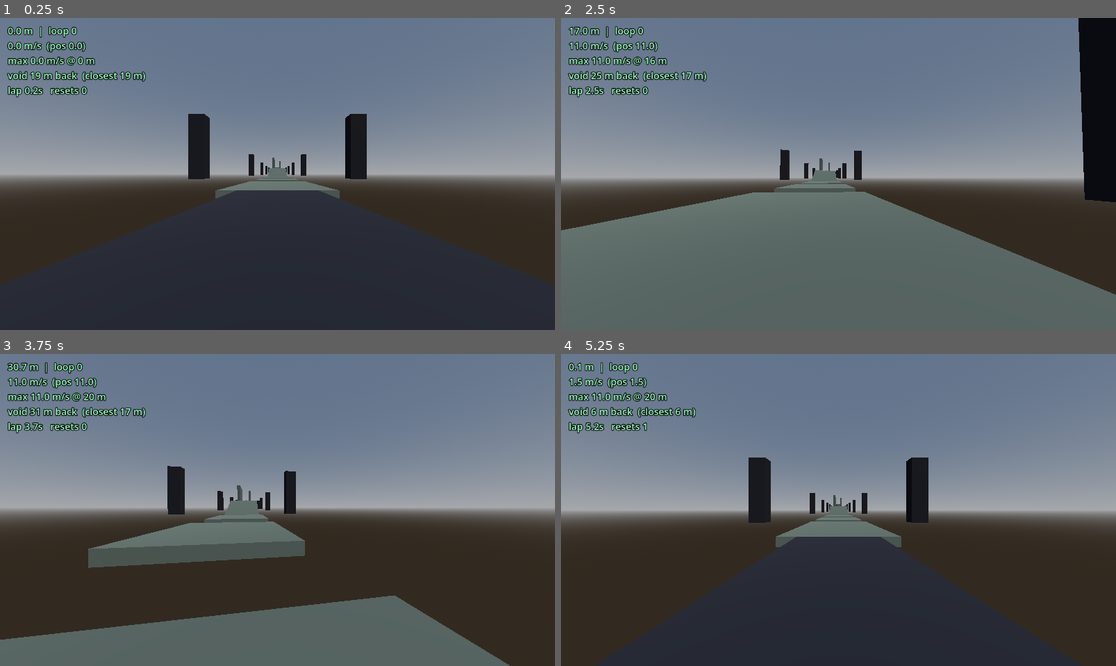
Above: before the commit, frames 1-4 (two rows, left to right).
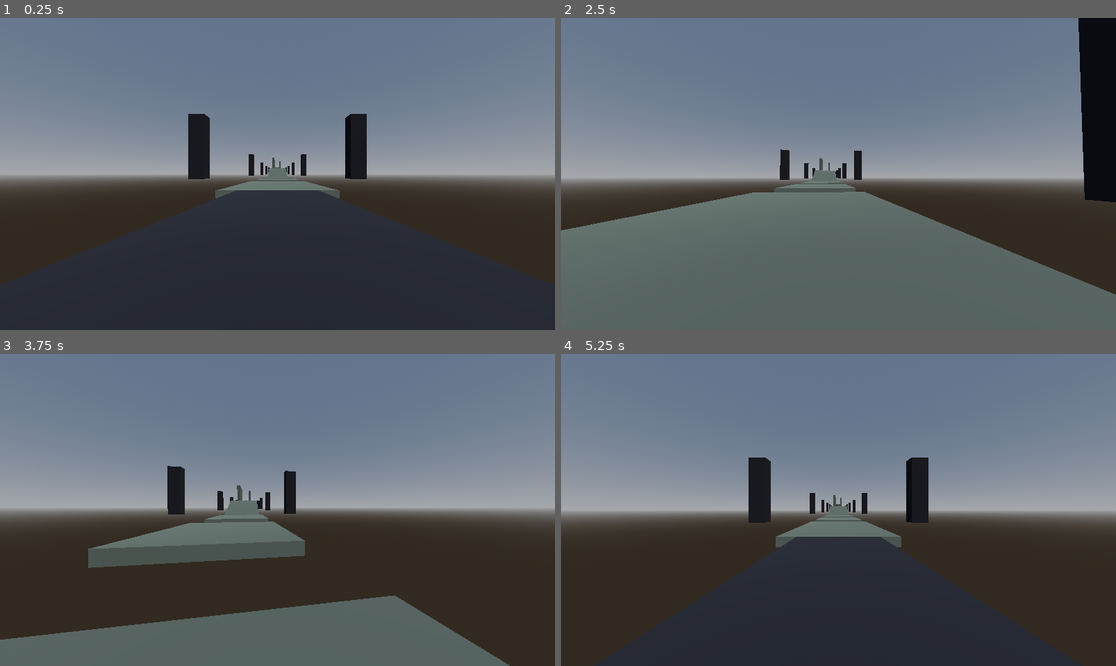
Above: after the commit, the same moments.

Repository: Crawford-Young/what-is-dark
Game: Godot game, scene res://scenes/slice.tscn
Two runs of this game, one before a commit and one after it. Both use one fixed random seed, a clock stepped at 60 frames per second and the inputs below.
Inputs (mouse positions are in pixels of both pictures, inside the frame that each line leads up to):
- Up to frame 1 (0.25 s): no input
- Up to frame 2 (2.5 s): tap Enter at 0.5 s; move the mouse to (866, 174) at 0.52 s; hold Q (glance) 0.53-1.28 s; hold W (move_forward) from 0.53 s (still down); click (866, 174) at 0.67 s; tap Space (jump) at 0.77, 1.52 s; move the mouse to (810, 174) at 1.27 s; tap Shift at 1.35 s; click (810, 174) at 1.42 s; move the mouse to (849, 167) at 2.02 s; tap Alt at 2.1 s; click (849, 167) at 2.17 s
- Up to frame 3 (3.75 s): keep holding W (move_forward); move the mouse to (271, 516) at 2.77 s; tap Ctrl at 2.85 s; click (271, 516) at 2.92 s; tap Space (jump) at 3.02 s; move the mouse to (316, 513) at 3.52 s; tap R at 3.6 s; click (316, 513) at 3.67 s
- Up to frame 4 (5.25 s): keep holding W (move_forward); tap Space (jump) at 3.77, 4.52 s; move the mouse to (794, 506) at 4.27 s; tap 1 at 4.35 s; click (794, 506) at 4.42 s; move the mouse to (844, 510) at 5.02 s; tap 2 at 5.1 s; click (844, 510) at 5.17 s

The runs differ from the first frame. In frame 1, 1.6% of the frame differs, in the area x 1-27%, y 2-26%; in frame 2, 1.7%; in frame 3, 1.7%; in frame 4, 1.6%.

Commit message:
chore: remove run telemetry probe
Reverts d3ebe77 and 0e7d313. The probe existed to answer the pacing and
erosion-visibility gates; those are closed (issues #21, #22, #26, E6.3).

Conflict resolution: only the load_steps header conflicted, since erosion
work landed on the scene after the probe. Probe contributed one
ext_resource, so 276 -> 275; recounted from the file (4 ext + 270 sub + 1).

Co-Authored-By: Claude Fable 5 <noreply@anthropic.com>

Diff:
--- a/scenes/slice.tscn
+++ b/scenes/slice.tscn
@@ -1,10 +1,9 @@
-[gd_scene load_steps=276 format=3]
+[gd_scene load_steps=275 format=3]
 
 [ext_resource type="PackedScene" path="res://scenes/player.tscn" id="1"]
 [ext_resource type="Script" path="res://scripts/slice.gd" id="2"]
 [ext_resource type="PackedScene" path="res://scenes/void_wall.tscn" id="3"]
 [ext_resource type="Script" path="res://scripts/swallow_director.gd" id="4"]
-[ext_resource type="Script" path="res://scripts/telemetry.gd" id="5"]
 
 [sub_resource type="StandardMaterial3D" id="floor_mat"]
 albedo_color = Color(0.15, 0.16, 0.2, 1)
@@ -997,20 +996,6 @@
 color = Color(1, 1, 1, 0)
 mouse_filter = 2
 
-[node name="Telemetry" type="CanvasLayer" parent="."]
-script = ExtResource("5")
-
-[node name="Label" type="Label" parent="Telemetry"]
-offset_left = 16.0
-offset_top = 12.0
-offset_right = 480.0
-offset_bottom = 160.0
-theme_override_colors/font_color = Color(0.6, 1, 0.75, 1)
-theme_override_colors/font_outline_color = Color(0, 0, 0, 1)
-theme_override_constants/outline_size = 6
-theme_override_font_sizes/font_size = 20
-mouse_filter = 2
-
 [node name="Shame" type="Node3D" parent="."]
 
 [node name="Sh1FloorA" type="StaticBody3D" parent="Shame" groups=["erodable"]]
--- a/scripts/telemetry.gd
+++ /dev/null
@@ -1,149 +0,0 @@
-extends CanvasLayer
-## PROBE (phase 3b, E3/T8 gates): live run telemetry — HUD + per-tick CSV.
-##
-## Temporary instrumentation for the speed/pacing gates. Revert once the gate
-## data is collected; nothing in the game reads it.
-##
-## Speed is recorded TWO independent ways every tick, per the momentum-lab
-## stride-aliasing law (issue class: a single-method rate measurement can be
-## systematically wrong): `v_engine` is the engine's own velocity vector,
-## `v_pos` is derived from POSITION deltas across a multi-tick window. They
-## should agree within a few percent on clean running; a divergence means one
-## of them is lying and the CSV shows which.
-##
-## Lap time is likewise recorded two ways: physics-tick count × tick delta, and
-## OS wall clock. Divergence means the run dropped physics frames.
-
-const ZONE_BOUNDS: Array[float] = [600.0, 1200.0, 1795.0]
-const ZONE_NAMES: Array[String] = ["Shame", "Grief", "Depression"]
-const SPEED_WINDOW := 6  ## ticks spanned by the position-delta speed measurement
-const CSV_HEADER := "tick,t_s,progress_m,v_engine,v_pos,y,on_floor,frozen,loop,void_m,void_gap_m"
-
-@onready var _label: Label = $Label
-
-var _slice: Slice
-var _player: Player
-
-var _tick := 0
-var _lap_tick_start := 0
-var _lap_msec_start := 0
-var _next_zone := 0
-var _splits: PackedStringArray = []
-var _max_speed := 0.0
-var _max_speed_at := 0.0
-var _min_void_gap := INF
-var _min_void_gap_at := 0.0
-var _resets := 0
-var _was_frozen := false
-var _last_loop := 0
-var _run_index := 0
-var _rows: PackedStringArray = []
-var _recent: Array[Vector3] = []
-
-
-func _ready() -> void:
-	_slice = get_parent() as Slice
-	_player = _slice.get_node("Player") as Player
-	_lap_msec_start = Time.get_ticks_msec()
-	_rows.append(CSV_HEADER)
-	print("[telemetry] logging to ", ProjectSettings.globalize_path("user://"))
-
-
-func _physics_process(delta: float) -> void:
-	_tick += 1
-	var pos := _player.global_position
-	_recent.append(pos)
-	if _recent.size() > SPEED_WINDOW + 1:
-		_recent.remove_at(0)
-
-	var v_engine := Vector2(_player.velocity.x, _player.velocity.z).length()
-	var v_pos := _windowed_speed(delta)
-	var progress := _slice.player_progress()
-	var loop := _slice.loop_logic.loop_count
-
-	if _player.frozen and not _was_frozen:
-		_resets += 1
-	_was_frozen = _player.frozen
-
-	var void_progress := _slice.void_logic.progress
-	var void_gap := progress - void_progress
-
-	if not _player.frozen and v_engine > _max_speed:
-		_max_speed = v_engine
-		_max_speed_at = progress
-	if not _player.frozen and void_gap < _min_void_gap:
-		_min_void_gap = void_gap
-		_min_void_gap_at = progress
-
-	while _next_zone < ZONE_BOUNDS.size() and progress >= ZONE_BOUNDS[_next_zone]:
-		_splits.append("%s %.1fs" % [ZONE_NAMES[_next_zone], _lap_seconds()])
-		_next_zone += 1
-
-	if loop != _last_loop:
-		_finish_lap()
-		_last_loop = loop
-
-	_rows.append("%d,%.4f,%.3f,%.4f,%.4f,%.3f,%d,%d,%d,%.3f,%.3f" % [
-		_tick, _tick * delta, progress, v_engine, v_pos, pos.y,
-		1 if _player.is_on_floor() else 0, 1 if _player.frozen else 0, loop,
-		void_progress, void_gap,
-	])
-	_update_label(progress, v_engine, v_pos, loop, void_gap)
-
-
-## Horizontal speed from position deltas across the whole window — immune to the
-## per-tick sampling artefacts that corrupt stride-sampled derivatives.
-func _windowed_speed(delta: float) -> float:
-	if _recent.size() < 2:
-		return 0.0
-	var span := _recent[-1] - _recent[0]
-	var ticks := _recent.size() - 1
-	return Vector2(span.x, span.z).length() / (ticks * delta)
-
-
-func _lap_seconds() -> float:
-	return (_tick - _lap_tick_start) * (1.0 / Engine.physics_ticks_per_second)
-
-
-func _finish_lap() -> void:
-	var tick_seconds := _lap_seconds()
-	var wall_seconds := (Time.get_ticks_msec() - _lap_msec_start) / 1000.0
-	print("[telemetry] LAP %d — tick-clock %.2fs · wall-clock %.2fs · splits %s · max %.2f m/s at %.0f m · closest void %.0f m at %.0f m · resets %d" % [
-		_run_index, tick_seconds, wall_seconds, ", ".join(_splits), _max_speed, _max_speed_at,
-		_min_void_gap, _min_void_gap_at, _resets,
-	])
-	_write_csv()
-	_run_index += 1
-	_lap_tick_start = _tick
-	_lap_msec_start = Time.get_ticks_msec()
-	_next_zone = 0
-	_splits = PackedStringArray()
-	_max_speed = 0.0
-	_max_speed_at = 0.0
-	_min_void_gap = INF
-	_min_void_gap_at = 0.0
-	_resets = 0
-	_rows = PackedStringArray([CSV_HEADER])
-
-
-func _write_csv() -> void:
-	var path := "user://telemetry_lap_%d.csv" % _run_index
-	var file := FileAccess.open(path, FileAccess.WRITE)
-	if file == null:
-		push_warning("[telemetry] could not open %s" % path)
-		return
-	file.store_string("\n".join(_rows))
-	file.close()
-	print("[telemetry] wrote ", ProjectSettings.globalize_path(path), " (", _rows.size() - 1, " ticks)")
-
-
-func _update_label(progress: float, v_engine: float, v_pos: float, loop: int, void_gap: float) -> void:
-	_label.text = "%.1f m  |  loop %d\n%.1f m/s  (pos %.1f)\nmax %.1f m/s @ %.0f m\nvoid %.0f m back  (closest %.0f m)\nlap %.1fs   resets %d\n%s" % [
-		progress, loop, v_engine, v_pos, _max_speed, _max_speed_at,
-		void_gap, _min_void_gap, _lap_seconds(), _resets, ", ".join(_splits),
-	]
-
-
-func _notification(what: int) -> void:
-	if what == NOTIFICATION_WM_CLOSE_REQUEST and _rows.size() > 1:
-		_finish_lap()
